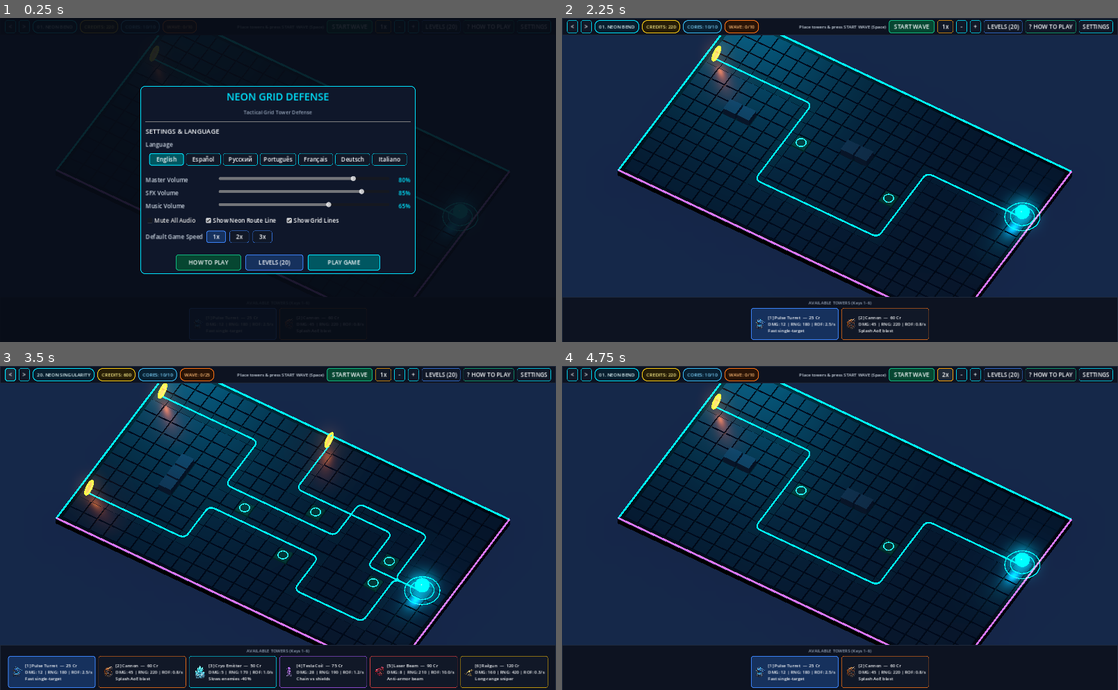
Above: before the commit, frames 1-4 (two rows, left to right).
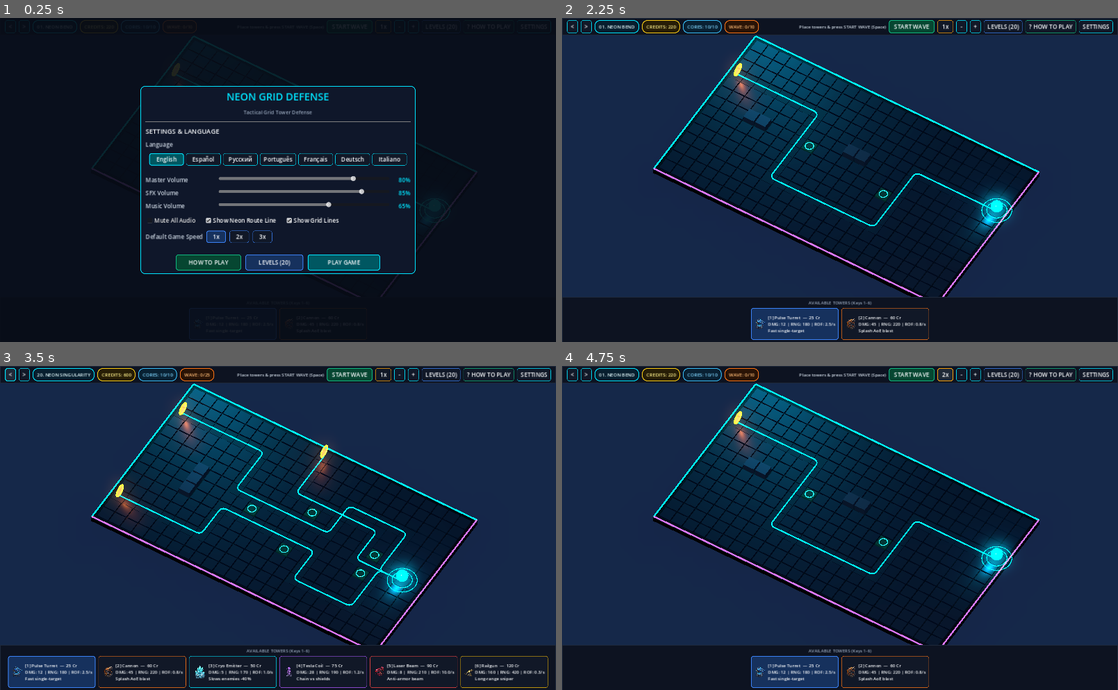
Above: after the commit, the same moments.

Repository: o1egkl/neon-grid-defense
Game: Godot game, scene res://scenes/main.tscn
Two runs of this game, one before a commit and one after it. Both use one fixed random seed, a clock stepped at 60 frames per second and the inputs below.
Inputs:
- Up to frame 1 (0.25 s): no input
- Up to frame 2 (2.25 s): click "START WAVE" at 0.5 s; click "START WAVE" at 1.25 s; click "PLAY GAME" at 2 s
- Up to frame 3 (3.5 s): click "<" at 2.75 s
- Up to frame 4 (4.75 s): click ">" at 3.5 s; click "1x" at 4.25 s

The runs differ from the first frame. In frame 1, less than 0.1% of the frame differs, in the area x 16-85%, y 5-60%; in frame 2, 15%; in frame 3, 17%, in the area x 10-92%, y 5-87%; in frame 4, 15%.

Commit message:
fix: frame entire 3D board cleanly inside default camera view

Diff:
--- a/scripts/grid_manager.gd
+++ b/scripts/grid_manager.gd
@@ -84,7 +84,7 @@
 var _anim_time: float = 0.0
 
 # Camera Zoom & Pan (Desktop Wheel + MMB/WASD + Android 2-Finger Pinch)
-var _base_cam_size: float = 20.4
+var _base_cam_size: float = 24.0
 var _zoom_factor: float = 1.0
 var _target_zoom: float = 1.0
 var _pan_offset := Vector3.ZERO
@@ -210,9 +210,9 @@
 		return
 	var vp: Vector2 = get_viewport().get_visible_rect().size
 	var aspect: float = maxf(vp.x / maxf(vp.y, 1.0), 0.5)
-	_base_cam_size = 20.4
+	_base_cam_size = 24.0
 	if aspect < 1.65:
-		_base_cam_size = 20.4 * (1.65 / aspect)
+		_base_cam_size = 24.0 * (1.65 / aspect)
 	_apply_camera_transform()
 
 
@@ -225,7 +225,7 @@
 	_pan_offset.z = clampf(_pan_offset.z, -max_pz, max_pz)
 	var center := Vector3(float(grid_size.x) * 0.5, 0.0, float(grid_size.y) * 0.5) + _pan_offset
 	var offset := Vector3(0.0, 26.0, 21.0).rotated(Vector3.UP, deg_to_rad(30.0))
-	_camera.look_at_from_position(center + offset, center + Vector3(0.0, -0.3, 0.6), Vector3.UP)
+	_camera.look_at_from_position(center + offset, center + Vector3(0.0, -0.2, 0.9), Vector3.UP)
 	_camera.size = _base_cam_size * _zoom_factor
 
 
